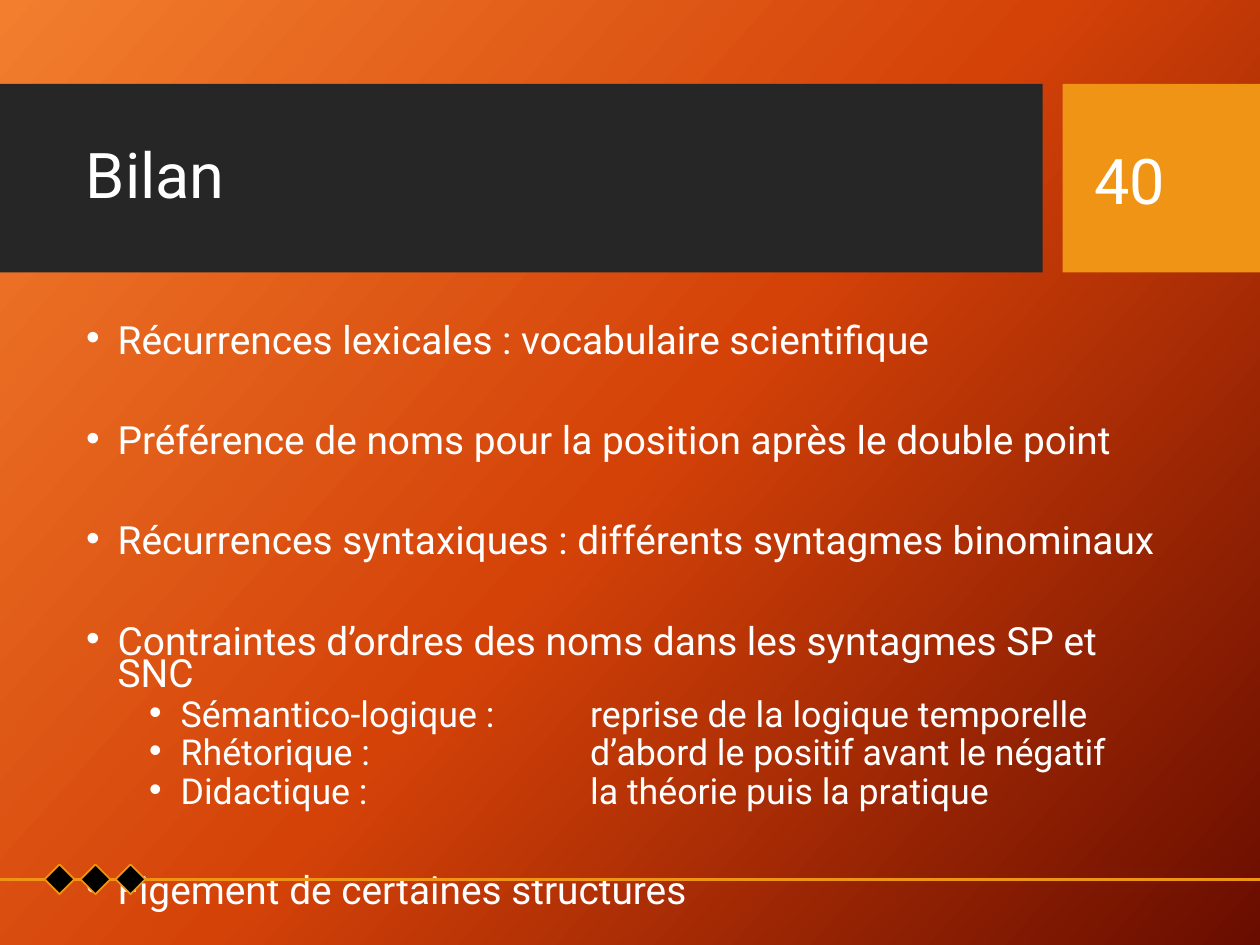
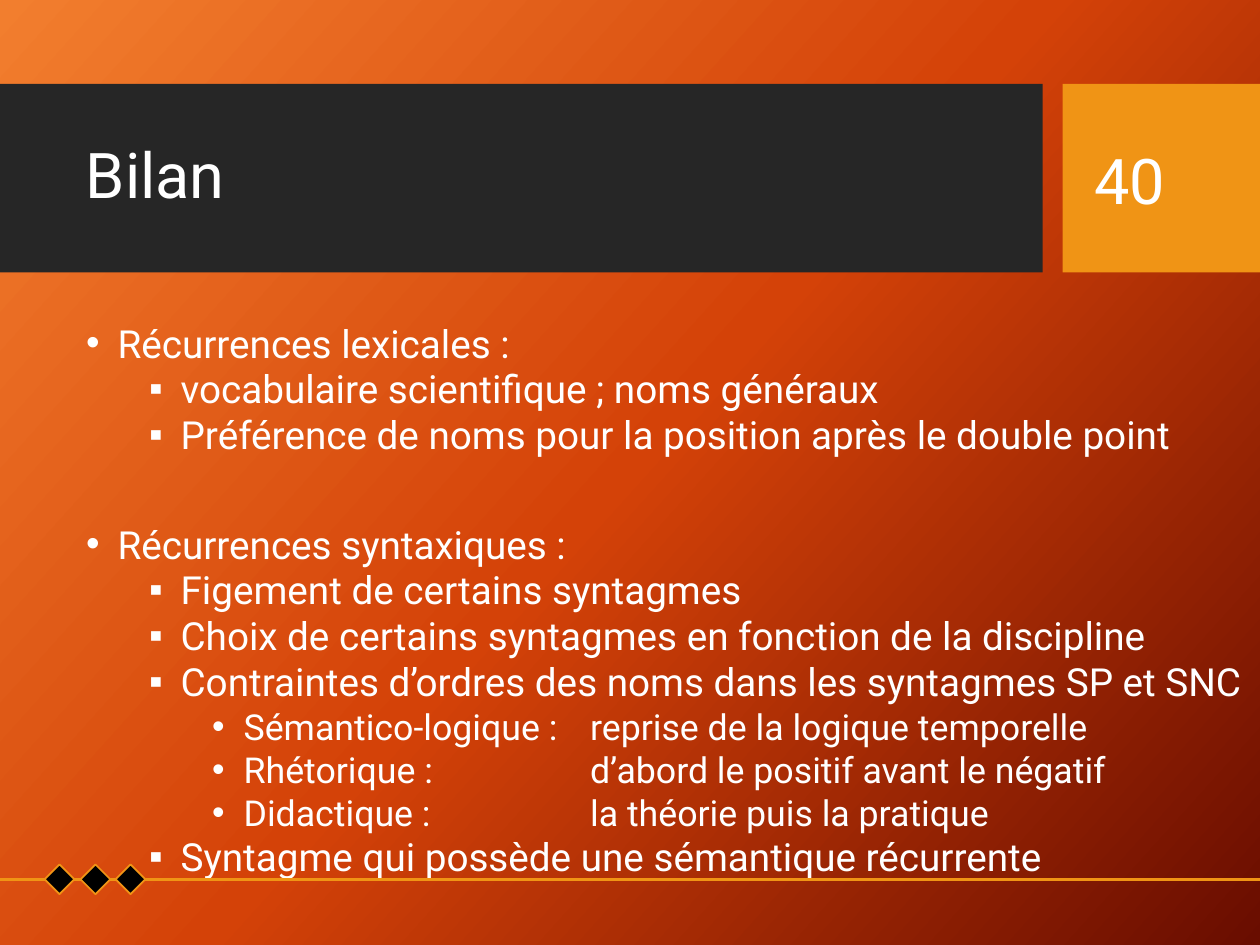
Before and after one commit to Xitog/tal, a slide deck: slide 40 of dossiers/Final - Présentation Projet de recherche.pptx. Drawn at 1260x945 pixels with LibreOffice and Linux fonts; fonts in the diff are those of the drawing; background and template pictures are left out. Boxes give left, top, right and bottom in pixels: in the first picture for what was removed or moved away, otherwise in the second. Text is boxed around its words. In the diff, an @@ line names an element or a change of style, - is before the commit and + after.

```diff
--- a/dossiers/Final - Présentation Projet de recherche.pptx
+++ b/dossiers/Final - Présentation Projet de recherche.pptx
@@ text at box(118, 329, 879, 411): text changed; size 22.2 to 22.1 pt @@
-• Récurrences lexicales : vocabulaire scientifique
+• Récurrences lexicales :
+  ▪ vocabulaire scientifique ; noms généraux
@@ text at box(181, 419, 1241, 834): size 22.2 to 22.1 pt in "Préférence de noms pour la position après ...", "Contraintes d’ordres des noms dans les syntagmes ..."; bullet • to ▪; list level 1 to 2 in "Préférence de noms pour la ..."; line spacing 0.7 to 0.8; list level 1 to 2 in "Contraintes d’ordres des noms dans ..."; list level 2 to 3 in "Sémantico-logique : reprise de la ..."; list level 2 to 3 in "Rhétorique : d’abord le positif ..."; list level 2 to 3 in "Didactique : la théorie puis ..." @@
@@ text at box(118, 530, 1145, 659): text changed; size 22.2 to 22.1 pt @@
-• Récurrences syntaxiques : différents syntagmes binominaux
+• Récurrences syntaxiques :
+  ▪ Figement de certains syntagmes
+  ▪ Choix de certains syntagmes en fonction de la discipline
@@ text at box(181, 842, 1042, 881): text changed; size 22.2 to 22.1 pt @@
-• Figement de certaines structures
+  ▪ Syntagme qui possède une sémantique récurrente
```
Also in this commit, not shown: 17 other slides changed, 6 slides added, 2 slides removed.
